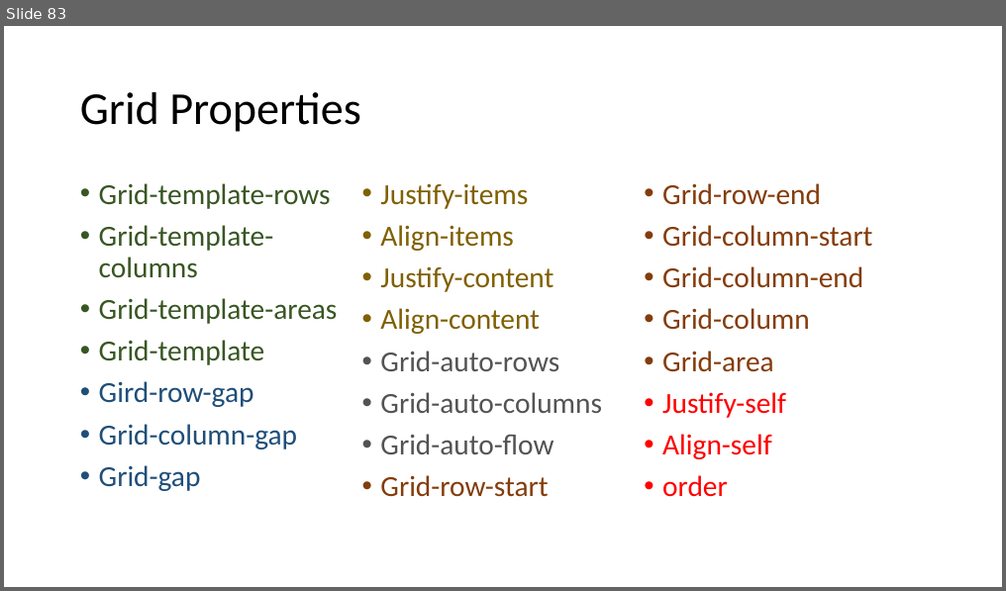
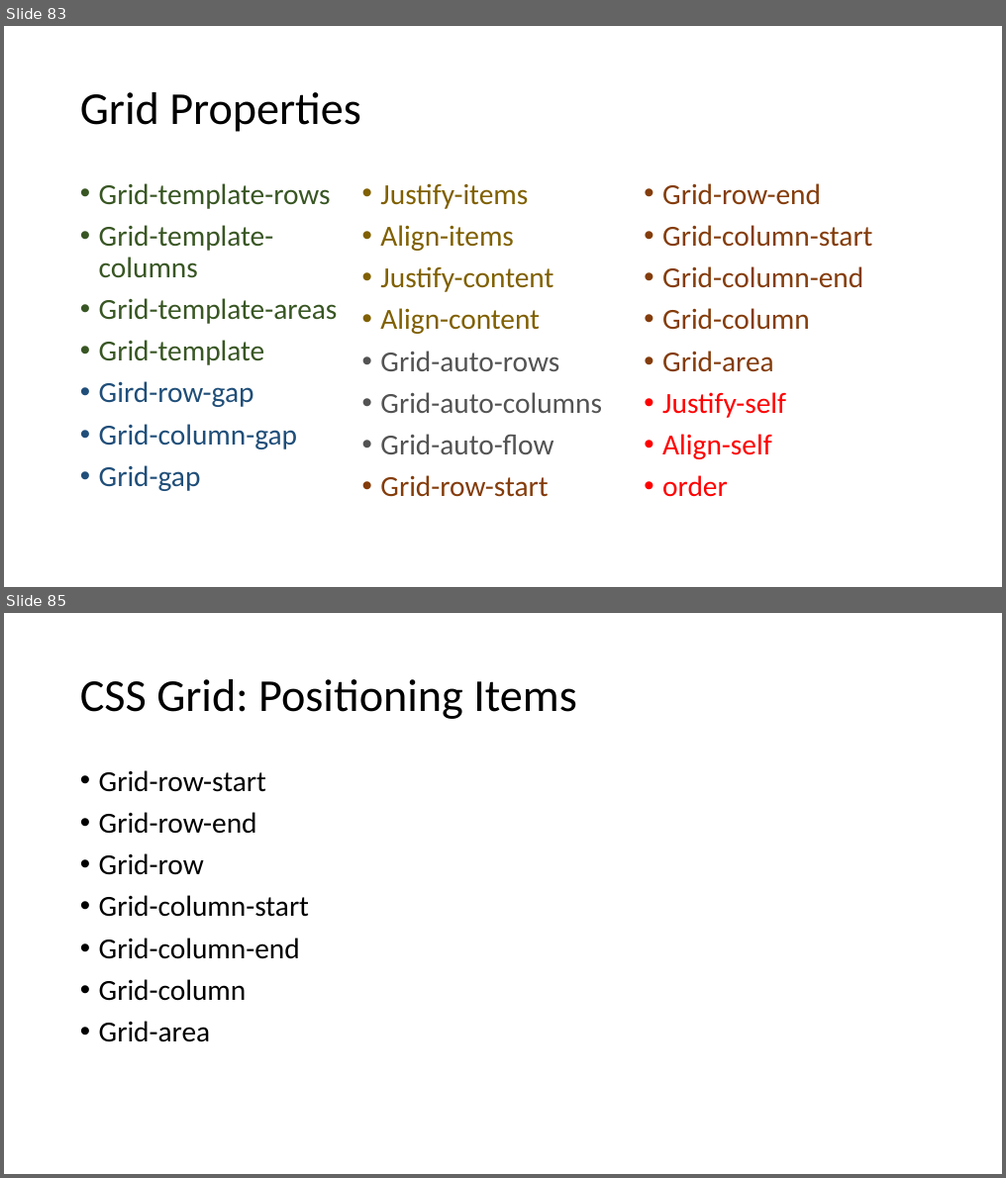
Before and after one commit to PiyushChaturvedii/Batch04, a slide deck: CSS.pptx. Shown one above the other, each under a label of ours: slide 83 before the commit, slides 83 and 85 after it; the slides between them are not shown. The pictures are 1006x591 and 1006x1178 pixels, drawn with LibreOffice and Linux fonts; fonts in the diff are those of the drawing. Boxes give left, top, right and bottom in pixels: in the first picture for what was removed or moved away, otherwise in the second. Text is boxed around its words. In the diff, an @@ line names an element or a change of style, - is before the commit and + after.

```diff
--- a/CSS.pptx
+++ b/CSS.pptx
@@ slide 85 added at (4, 613, 1002, 1174), background #FFFFFF @@
@@ title added at (80, 679, 576, 719), 44 pt, text #000000 @@
+CSS Grid: Positioning Items
@@ text added at (99, 770, 309, 1043), 28 pt, text #000000 @@
+• Grid-row-start
+• Grid-row-end
+• Grid-row
+• Grid-column-start
+• Grid-column-end
+• Grid-column
+• Grid-area
```
Also in this commit, not shown: 1 slide changed, 2 other slides added, 3 other files.
